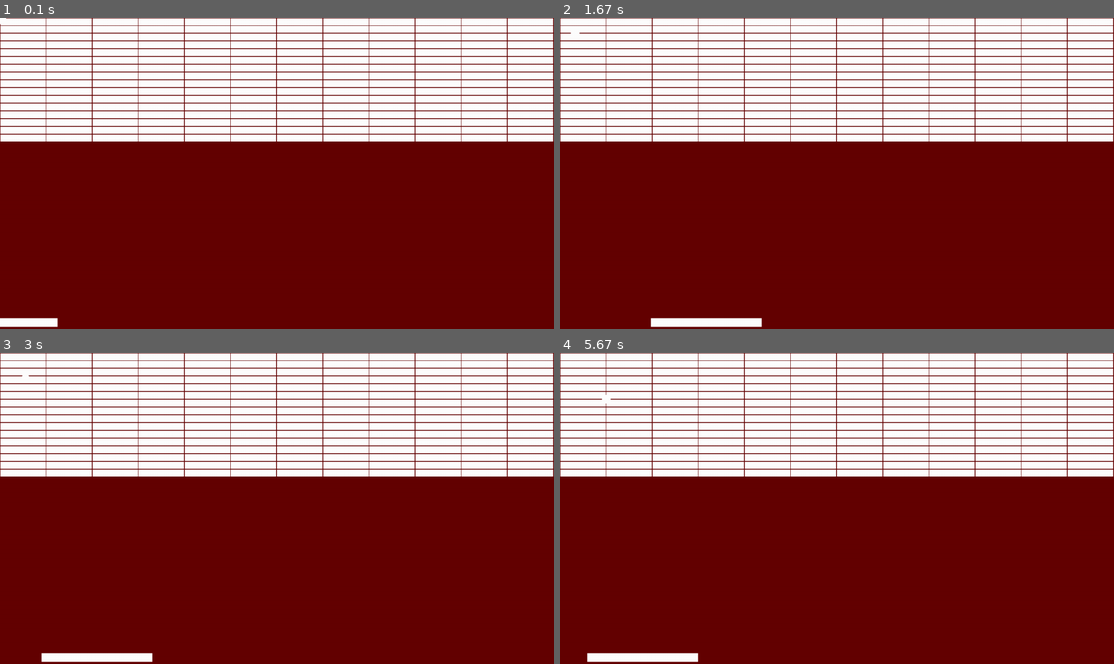
Above: before the commit, frames 1-4 (two rows, left to right).
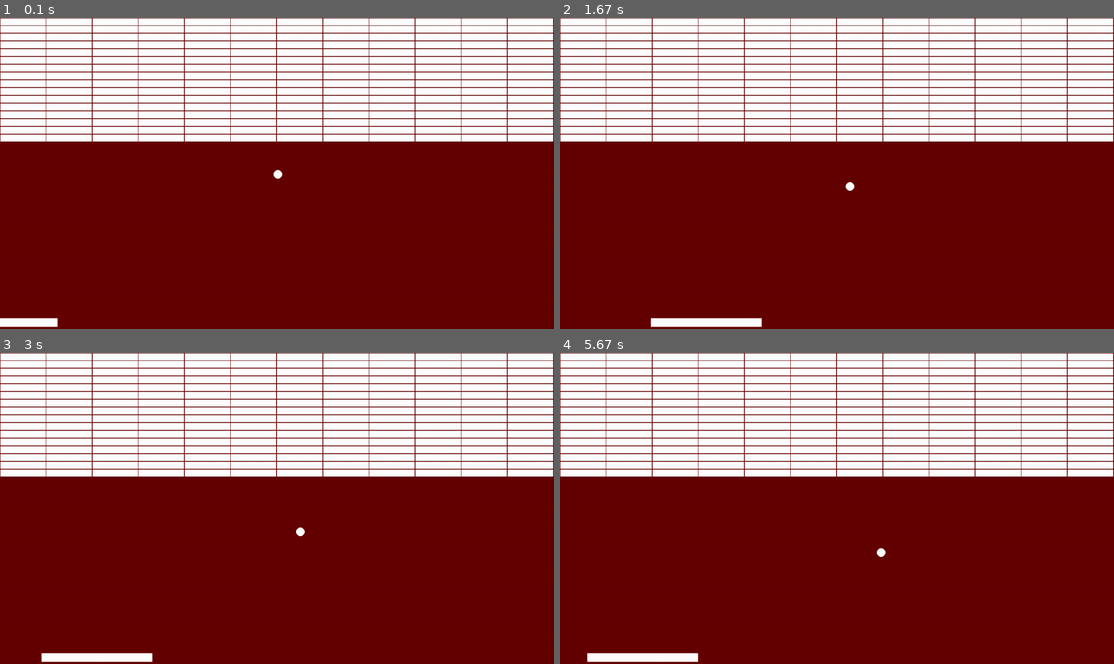
Above: after the commit, the same moments.

Repository: niftytyro/xball-pygame
Game: pygame game, started from main.py
The game is run twice, just before and just after one commit, with the same random seed, the same clock (stepped at 60 frames per second) and the same inputs.
Inputs (mouse positions are in pixels of both pictures, inside the frame that each line leads up to):
- Up to frame 1 (0.1 s): no input
- Up to frame 2 (1.67 s): click (837, 173) at 0.38 s; click (892, 241) at 0.72 s; click (1041, 282) at 1.05 s; click (704, 111) at 1.38 s
- Up to frame 3 (3 s): click (277, 545) at 1.72 s; click (199, 443) at 2.05 s; click (470, 589) at 2.38 s; click (94, 539) at 2.72 s
- Up to frame 4 (5.67 s): click (676, 449) at 3.05 s; click (704, 561) at 3.38 s; click (1036, 580) at 3.72 s; click (670, 623) at 4.05 s; click (665, 527) at 4.38 s; click (870, 595) at 4.72 s; click (936, 611) at 5.05 s; click (643, 617) at 5.38 s

The runs differ from the first frame. In frame 1, less than 0.1% of the frame differs, in the area x 0-51%, y 0-52%; in frame 2, less than 0.1%; in frame 3, less than 0.1%; in frame 4, less than 0.1%, in the area x 7-59%, y 13-66%.

Commit message:
completed game logic implementation

Diff:
--- a/ball.py
+++ b/ball.py
@@ -12,6 +12,8 @@
 
     def __init__(self, screen):
         self.screen = screen
+        self.x = screen.get_width() / 2
+        self.y = screen.get_height() / 2
 
     def draw(self):
         draw.circle(self.screen, self.color, (self.x, self.y), self.radius)
@@ -20,6 +22,16 @@
         self.x += self.x_velocity
         self.y += self.y_velocity
 
+    def checkBrickHit(self, bricks):
+        for (idx, brick) in enumerate(bricks):
+            if (
+                self.x < brick.x + brick.width
+                and self.y - self.radius + 5 <= brick.y + brick.height
+            ):
+                self.y_velocity = self.speed
+                return idx
+        return -1
+
     def updateVelocity(self, bar_x, bar_y):
         if self.x >= self.screen.get_width() - self.radius + 5:
             self.x_velocity = -self.speed
@@ -27,6 +39,7 @@
             self.x_velocity = self.speed
 
         if bar_x[0] < self.x and bar_x[1] > self.x and (self.y + self.radius) >= bar_y:
+            self.speed += 0.01
             self.y_velocity = -self.speed
         elif self.y >= self.screen.get_height() + self.radius + 5:
             return False
--- a/main.py
+++ b/main.py
@@ -33,7 +33,11 @@
     screen.fill((100, 0, 0))
     ball.draw()
     ball.updatePosition()
-    running = ball.updateVelocity((bar.x, bar.x + bar.width), bar.y)
+    brickIdx = ball.checkBrickHit(bricks)
+    if brickIdx < 0:
+        running = ball.updateVelocity((bar.x, bar.x + bar.width), bar.y)
+    else:
+        bricks.pop(brickIdx)
 
     bar.draw()
     bar.updatePosition()
@@ -43,4 +47,7 @@
 
     pygame.display.flip()
 
+    if len(bricks) == 0:
+        running = False
+
 pygame.quit()
